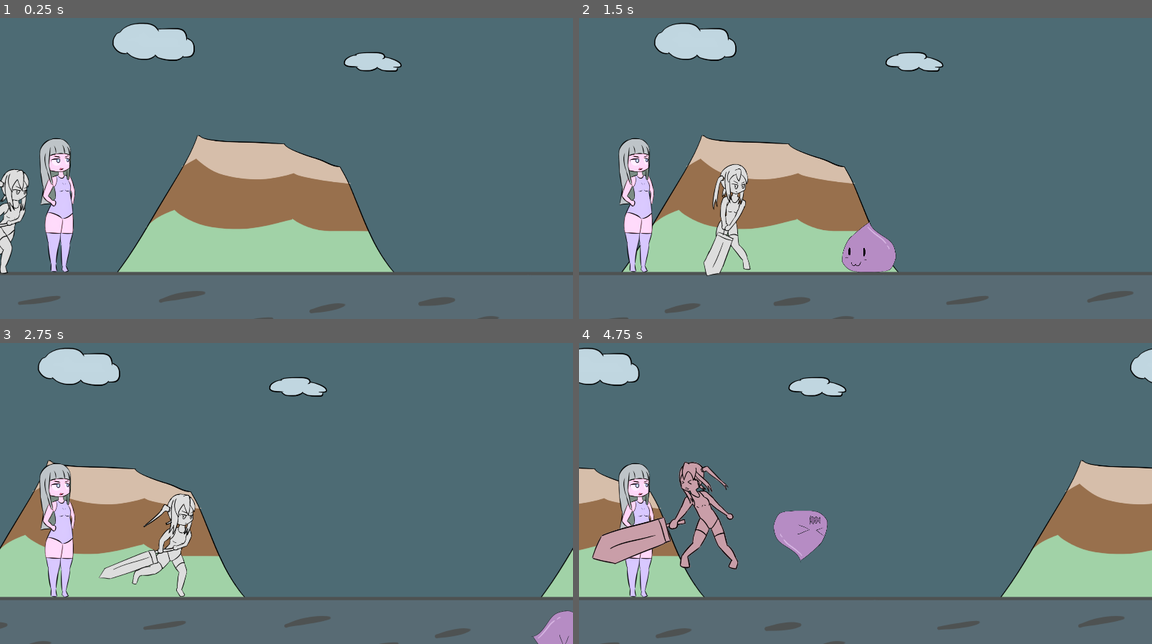
Above: before the commit, frames 1-4 (two rows, left to right).
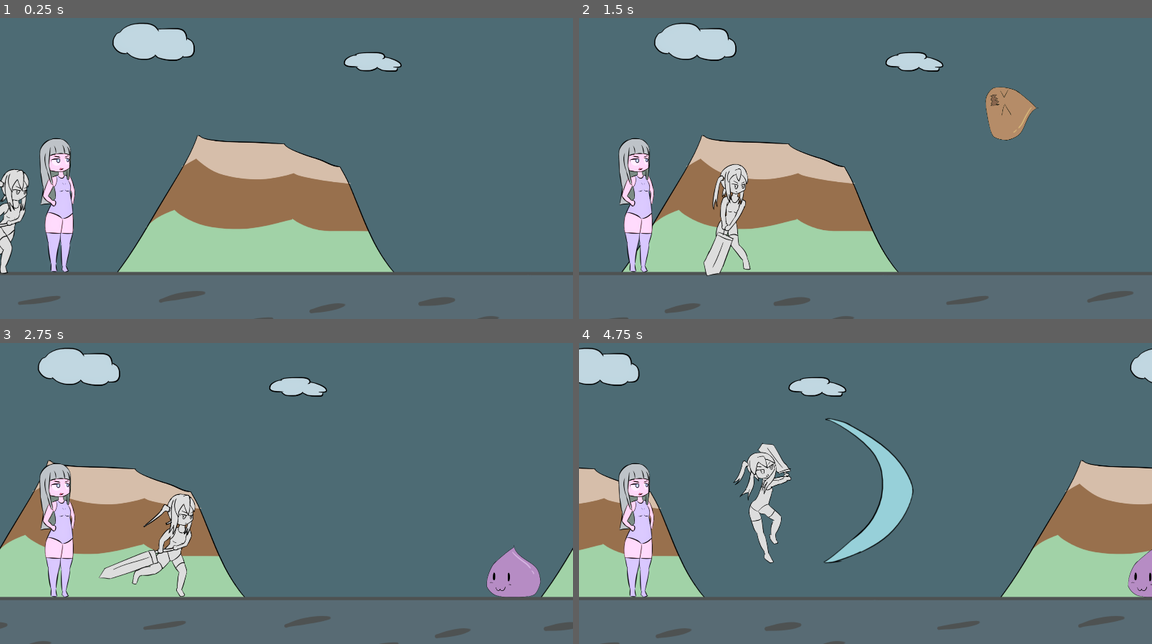
Above: after the commit, the same moments.

Repository: BeatMil/Animurun
Game: Godot game, scene res://Scenes/Forest.tscn
Same seed, same stepped clock (60 frames per second), same inputs: the game is played once before the commit and once after it.
Inputs:
- Up to frame 1 (0.25 s): no input
- Up to frame 2 (1.5 s): tap Enter (ui_accept) at 0.5, 1.35 s; hold Enter (ui_accept) 0.53-1.28 s
- Up to frame 3 (2.75 s): tap Enter (ui_accept) at 1.52, 1.82 s; hold Enter (ui_accept) from 2.03 s (still down)
- Up to frame 4 (4.75 s): release Enter (ui_accept) at 2.78 s; tap Enter (ui_accept) at 2.85, 3.02, 3.32, 4.35, 4.52 s; hold Enter (ui_accept) 3.53-4.28 s

The runs differ from the first frame. In frame 2, 2.2% of the frame differs, in the area x 45-81%, y 22-85%; in frame 3, 1.7%; in frame 4, 8.1%, in the area x 2-100%, y 25-85%.

Commit message:
Add speed_slime

Diff:
--- a/Nodes/Slime.tscn
+++ b/Nodes/Slime.tscn
@@ -1,7 +1,8 @@
-[gd_scene load_steps=9 format=3 uid="uid://b28eftt4uyeng"]
+[gd_scene load_steps=11 format=3 uid="uid://b28eftt4uyeng"]
 
 [ext_resource type="Script" path="res://Scripts/Slime.gd" id="1_veqpa"]
 [ext_resource type="Texture2D" uid="uid://dc2yr8fulgylt" path="res://Media/sprites/slime_spritesheet.png" id="2_65awk"]
+[ext_resource type="AudioStream" uid="uid://buqe4ddxwekc2" path="res://Media/sfx/charge01.wav" id="3_210s2"]
 [ext_resource type="AudioStream" uid="uid://b36cb8pbyil84" path="res://Media/sfx/dead.wav" id="3_v53ox"]
 
 [sub_resource type="RectangleShape2D" id="RectangleShape2D_y7vn5"]
@@ -28,6 +29,18 @@
 tracks/1/interp = 1
 tracks/1/loop_wrap = true
 tracks/1/keys = {
+"times": PackedFloat32Array(0),
+"transitions": PackedFloat32Array(1),
+"update": 0,
+"values": [Color(1, 1, 1, 1)]
+}
+tracks/2/type = "value"
+tracks/2/imported = false
+tracks/2/enabled = true
+tracks/2/path = NodePath("SlimeSpritesheet:self_modulate")
+tracks/2/interp = 1
+tracks/2/loop_wrap = true
+tracks/2/keys = {
 "times": PackedFloat32Array(0),
 "transitions": PackedFloat32Array(1),
 "update": 0,
@@ -92,12 +105,92 @@
 "update": 1,
 "values": [1]
 }
+tracks/1/type = "value"
+tracks/1/imported = false
+tracks/1/enabled = true
+tracks/1/path = NodePath("SlimeSpritesheet:modulate")
+tracks/1/interp = 1
+tracks/1/loop_wrap = true
+tracks/1/keys = {
+"times": PackedFloat32Array(0),
+"transitions": PackedFloat32Array(1),
+"update": 0,
+"values": [Color(1, 1, 1, 1)]
+}
+tracks/2/type = "value"
+tracks/2/imported = false
+tracks/2/enabled = true
+tracks/2/path = NodePath("SlimeSpritesheet:self_modulate")
+tracks/2/interp = 1
+tracks/2/loop_wrap = true
+tracks/2/keys = {
+"times": PackedFloat32Array(0),
+"transitions": PackedFloat32Array(1),
+"update": 0,
+"values": [Color(1, 1, 1, 1)]
+}
+
+[sub_resource type="Animation" id="Animation_lctyq"]
+resource_name = "speed"
+loop_mode = 1
+tracks/0/type = "value"
+tracks/0/imported = false
+tracks/0/enabled = true
+tracks/0/path = NodePath("SlimeSpritesheet:frame")
+tracks/0/interp = 1
+tracks/0/loop_wrap = true
+tracks/0/keys = {
+"times": PackedFloat32Array(0),
+"transitions": PackedFloat32Array(1),
+"update": 1,
+"values": [1]
+}
+tracks/1/type = "audio"
+tracks/1/imported = false
+tracks/1/enabled = true
+tracks/1/path = NodePath("AnimationPlayer/AudioStreamPlayer")
+tracks/1/interp = 1
+tracks/1/loop_wrap = true
+tracks/1/keys = {
+"clips": [{
+"end_offset": 0.0,
+"start_offset": 0.0,
+"stream": ExtResource("3_210s2")
+}],
+"times": PackedFloat32Array(0)
+}
+tracks/1/use_blend = true
+tracks/2/type = "value"
+tracks/2/imported = false
+tracks/2/enabled = true
+tracks/2/path = NodePath("SlimeSpritesheet:self_modulate")
+tracks/2/interp = 1
+tracks/2/loop_wrap = true
+tracks/2/keys = {
+"times": PackedFloat32Array(0, 0.1, 0.2, 0.3, 0.4, 0.5, 0.6, 0.7, 0.8, 0.9, 1, 1.1),
+"transitions": PackedFloat32Array(1, 1, 1, 1, 1, 1, 1, 1, 1, 1, 1, 1),
+"update": 0,
+"values": [Color(0.996078, 1, 0.694118, 1), Color(0.992157, 1, 0.364706, 1), Color(0.996078, 1, 0.694118, 1), Color(0.992157, 1, 0.364706, 1), Color(0.996078, 1, 0.694118, 1), Color(0.992157, 1, 0.364706, 1), Color(0.996078, 1, 0.694118, 1), Color(0.992157, 1, 0.364706, 1), Color(0.996078, 1, 0.694118, 1), Color(0.992157, 1, 0.364706, 1), Color(0.996078, 1, 0.694118, 1), Color(0.992157, 1, 0.364706, 1)]
+}
+tracks/3/type = "value"
+tracks/3/imported = false
+tracks/3/enabled = true
+tracks/3/path = NodePath("SlimeSpritesheet:modulate")
+tracks/3/interp = 1
+tracks/3/loop_wrap = true
+tracks/3/keys = {
+"times": PackedFloat32Array(0),
+"transitions": PackedFloat32Array(1),
+"update": 0,
+"values": [Color(1.5, 1.5, 1.5, 1)]
+}
 
 [sub_resource type="AnimationLibrary" id="AnimationLibrary_yhx8y"]
 _data = {
 "RESET": SubResource("Animation_jfkii"),
 "hurt": SubResource("Animation_8usju"),
-"idle": SubResource("Animation_q5iy4")
+"idle": SubResource("Animation_q5iy4"),
+"speed": SubResource("Animation_lctyq")
 }
 
 [node name="Slime" type="RigidBody2D" groups=["enemy", "slime"]]
@@ -105,6 +198,7 @@
 max_contacts_reported = 1
 contact_monitor = true
 script = ExtResource("1_veqpa")
+speed = Vector2(-1000, 0)
 
 [node name="VisibleOnScreenNotifier2D" type="VisibleOnScreenNotifier2D" parent="."]
 position = Vector2(3.8147e-06, -3.50001)
--- a/Scenes/Forest.tscn
+++ b/Scenes/Forest.tscn
@@ -460,7 +460,7 @@
 glow_levels/3 = 7.46
 glow_intensity = 0.44
 glow_blend_mode = 1
-glow_hdr_threshold = 0.82
+glow_hdr_threshold = 0.8
 glow_hdr_scale = 0.95
 glow_hdr_luminance_cap = 2.69
 fog_light_color = Color(0.498039, 0.121569, 0.223529, 1)
@@ -615,7 +615,7 @@
 
 [node name="KaisoukoLook" type="Sprite2D" parent="."]
 modulate = Color(1.2, 1.2, 1.2, 1)
-self_modulate = Color(0.988235, 0.776471, 1, 1)
+self_modulate = Color(0.988235, 0.772549, 1, 1)
 position = Vector2(196, 686)
 texture = ExtResource("1_hoqt7")
 
--- a/Scripts/Chiichan.gd
+++ b/Scripts/Chiichan.gd
@@ -30,7 +30,6 @@
 
 	if event.is_action_pressed("ui_accept"):
 		anim_player.play("attack01")
-		# can_move_to_default_pos = false
 
 
 func spawn_hitbox01():
--- a/Scripts/Forest.gd
+++ b/Scripts/Forest.gd
@@ -2,10 +2,12 @@
 
 
 var SLIME = preload("res://Nodes/Slime.tscn")
+# var enemy_spawn_order = [bob1, bob2]
 
 
 func _ready():
-	spawn_slime()
+	# spawn_slime()
+	spawn_speed_slime()
 
 
 func spawn_slime():
@@ -13,3 +15,12 @@
 	slime.position = $"Markers/EnemySpawnPos".position
 	slime.connect("ded", spawn_slime)
 	add_child(slime)
+
+
+func spawn_speed_slime():
+	var slime = SLIME.instantiate()
+	slime.speed = Vector2(-1500, 0)
+	slime.activate_speed()
+	slime.position = $"Markers/EnemySpawnPos".position
+	slime.connect("ded", spawn_slime)
+	add_child(slime)
--- a/Scripts/Slime.gd
+++ b/Scripts/Slime.gd
@@ -1,9 +1,11 @@
 extends RigidBody2D
+
+
+@export var speed: Vector2
 
 
 # Config
 var is_moving = true
-var speed = Vector2(-500*2, 0) # faster slime for debug;
 
 
 # Signals
@@ -13,6 +15,10 @@
 func _integrate_forces(_state):
 	if is_moving:
 		linear_velocity = speed
+
+
+func activate_speed():
+	$"AnimationPlayer".play("speed")
 
 
 func _on_body_entered(body):
